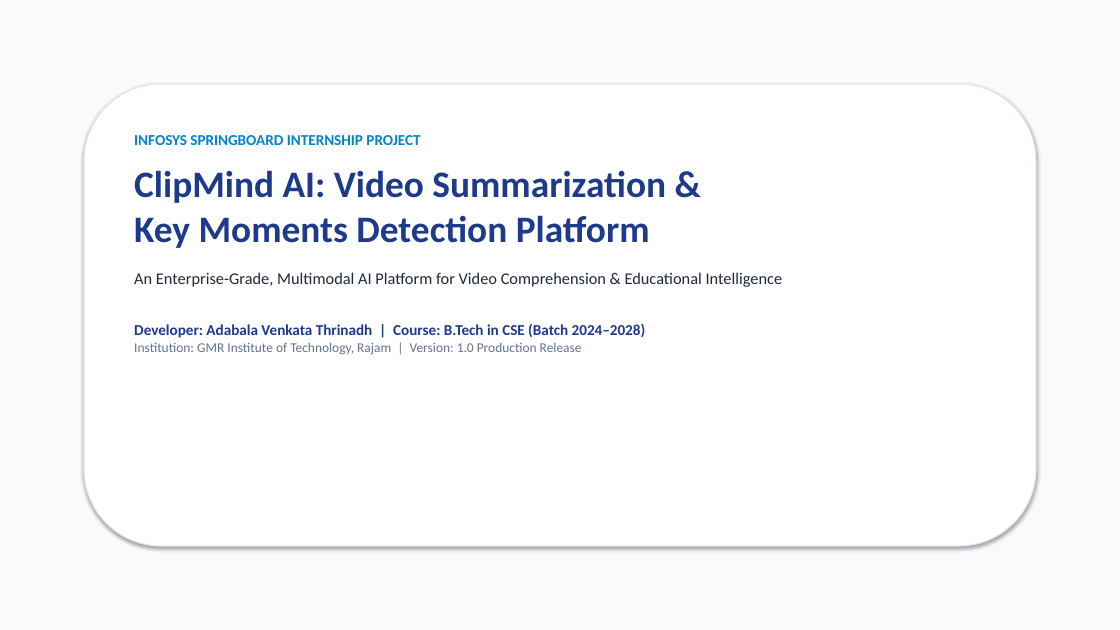
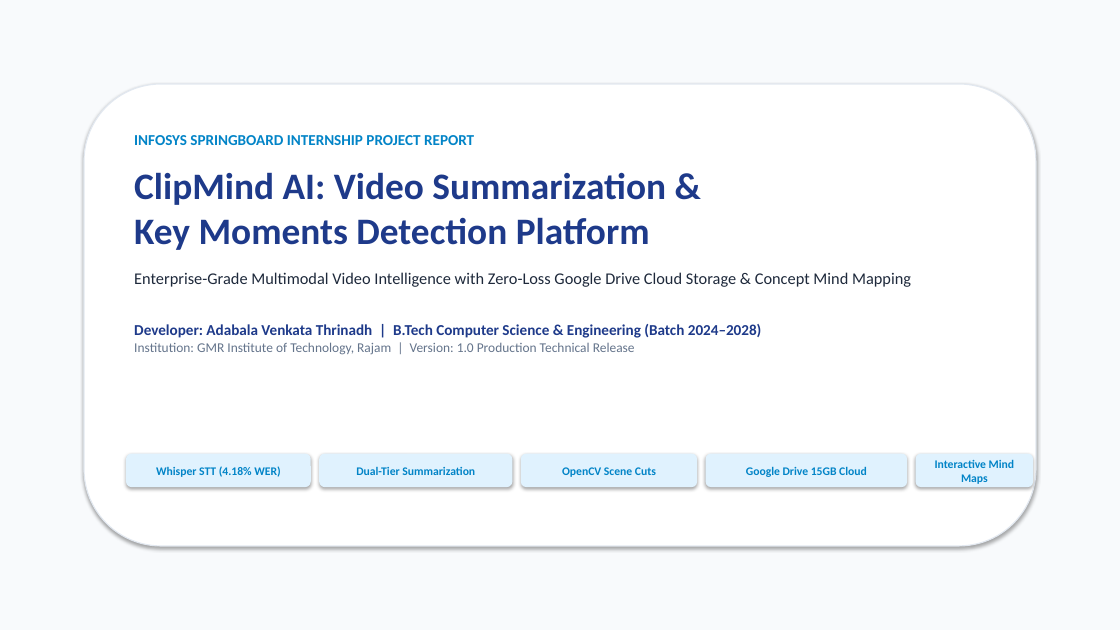
Before and after one commit to springboardmentor910069x-afk/AI-VIDEO-AUTOMATION-, a slide deck: slide 1 of CLIPMIND AI/docs/ClipMind_AI_Final_Presentation.pptx. Drawn at 1120x630 pixels with LibreOffice and Linux fonts; fonts in the diff are those of the drawing. Boxes give left, top, right and bottom in pixels: in the first picture for what was removed or moved away, otherwise in the second. Text is boxed around its words. In the diff, an @@ line names an element or a change of style, - is before the commit and + after.

Commit message:
feat(docs,pipeline,ui): update docs, 10-slide visual PPT, Drive zero-loss pipeline & ultra-premium dual-theme UI

```diff
--- a/CLIPMIND AI/docs/ClipMind_AI_Final_Presentation.pptx
+++ b/CLIPMIND AI/docs/ClipMind_AI_Final_Presentation.pptx
@@ text at (134,135,474,145): text changed @@
-INFOSYS SPRINGBOARD INTERNSHIP PROJECT
+INFOSYS SPRINGBOARD INTERNSHIP PROJECT REPORT
@@ text at (134,172,666,250): less space between paragraphs @@
@@ text at (134,272,911,355): text changed @@
-An Enterprise-Grade, Multimodal AI Platform for Video Comprehension & Educational Intelligence
-Developer: Adabala Venkata Thrinadh | Course: B.Tech in CSE (Batch 2024–2028)
-Institution: GMR Institute of Technology, Rajam | Version: 1.0 Production Release
+Enterprise-Grade Multimodal Video Intelligence with Zero-Loss Google Drive Cloud Storage & Concept Mind Mapping
+Developer: Adabala Venkata Thrinadh | B.Tech Computer Science & Engineering (Batch 2024–2028)
+Institution: GMR Institute of Technology, Rajam | Version: 1.0 Production Technical Release
@@ rounded rectangle added at (126,454,311,487), fill #E0F2FE, 10 pt, text #0284C7, bold @@
+Whisper STT (4.18% WER)
@@ rounded rectangle added at (319,454,513,487), fill #E0F2FE, 10 pt, text #0284C7, bold @@
+Dual-Tier Summarization
@@ rounded rectangle added at (521,454,697,487), fill #E0F2FE, 10 pt, text #0284C7, bold @@
+OpenCV Scene Cuts
@@ rounded rectangle added at (706,454,907,487), fill #E0F2FE, 10 pt, text #0284C7, bold @@
+Google Drive 15GB Cloud
@@ rounded rectangle added at (916,454,1033,487), fill #E0F2FE, 10 pt, text #0284C7, bold @@
+Interactive Mind Maps
```
Also in this commit, not shown: 2 other slides changed, 7 slides added, 17 slides removed, 16 other files.
